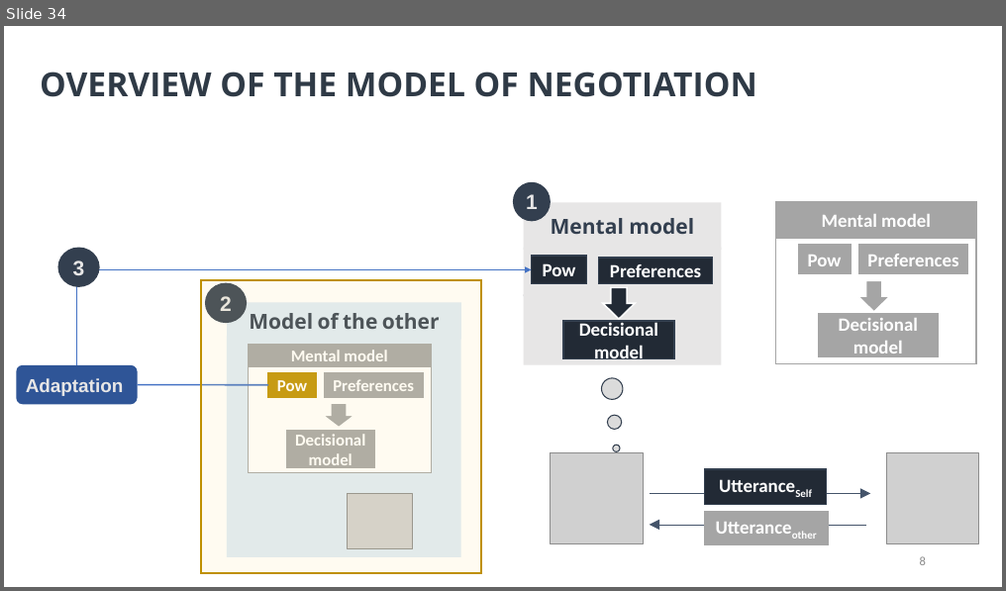
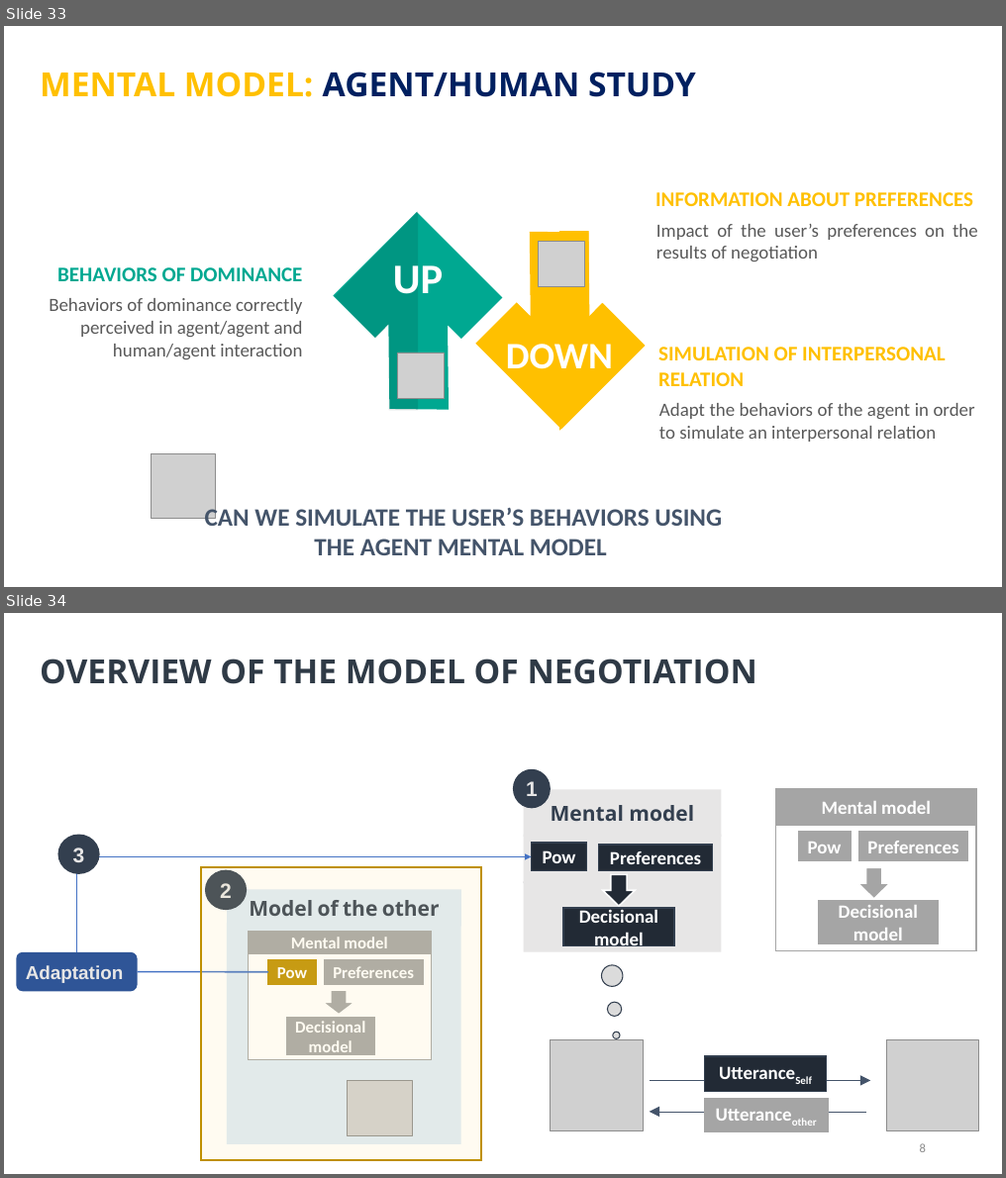
Before and after one commit to Olydia/Discolog, a slide deck: thesis_v2/presentation/thses.pptx. Shown one above the other, each under a label of ours: slide 34 before the commit, slides 33 and 34 after it. The pictures are 1006x591 and 1006x1178 pixels, drawn with LibreOffice and Linux fonts; fonts in the diff are those of the drawing; grey boxes stand for pictures. Boxes give left, top, right and bottom in pixels: in the first picture for what was removed or moved away, otherwise in the second. Text is boxed around its words. In the diff, an @@ line names an element or a change of style, - is before the commit and + after.

Commit message:
update

```diff
--- a/thesis_v2/presentation/thses.pptx
+++ b/thesis_v2/presentation/thses.pptx
@@ slide 33 added at [4, 26, 1002, 587], background #FFFFFF @@
@@ text added at [40, 72, 696, 97], 32 pt, text #002060, bold @@
+MENTAL MODEL: AGENT/HUMAN STUDY
@@ freeform shape added at [447, 202, 673, 429], fill #FFC000 @@
@@ text added at [655, 192, 973, 206], 20 pt, text #FFC000, bold @@
+INFORMATION ABOUT PREFERENCES
@@ freeform shape added at [305, 212, 532, 439], fill #00A891 @@
@@ freeform shape added at [334, 211, 418, 410], fill #000000 at 10% opacity @@
@@ freeform shape added at [559, 231, 644, 430], fill #FFC000 @@
@@ text added at [656, 224, 978, 262], 18 pt, text #595959 @@
+Impact of the user’s preferences on the results of negotiation
@@ picture added at [539, 241, 585, 287] @@
@@ text added at [57, 268, 302, 281], 20 pt, text #00A891, bold @@
+BEHAVIORS OF DOMINANCE
@@ text added at [393, 266, 443, 294], 40.5 pt, text #FFFFFF, bold @@
+UP
@@ text added at [49, 298, 303, 360], 18 pt, text #595959 @@
+Behaviors of dominance correctly perceived in agent/agent and human/agent interaction
@@ text added at [506, 344, 613, 377], 36 pt, text #FFFFFF, bold @@
+DOWN
@@ text added at [658, 347, 945, 386], 20 pt, text #FFC000, bold @@
+SIMULATION OF INTERPERSONAL RELATION
@@ picture added at [398, 353, 445, 399] @@
@@ text added at [659, 403, 975, 442], 18 pt, text #595959 @@
+Adapt the behaviors of the agent in order to simulate an interpersonal relation
@@ picture added at [151, 455, 215, 519] @@
@@ text added at [205, 506, 722, 556], 24 pt, text #44546A, bold @@
+CAN WE SIMULATE THE USER’S BEHAVIORS USING THE AGENT MENTAL MODEL
```
Also in this commit, not shown: 2 slides changed, 3 other slides added, 1 slide removed.
